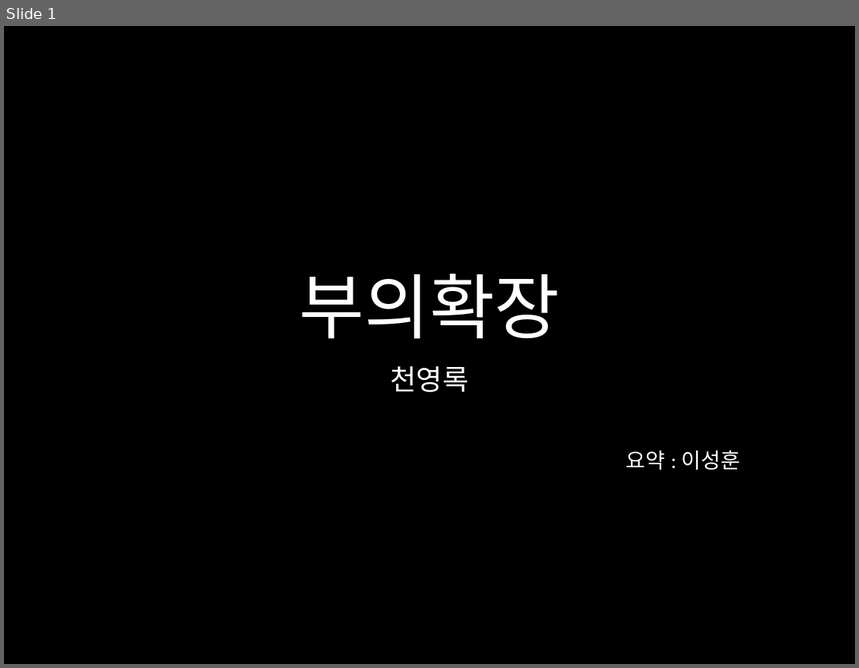
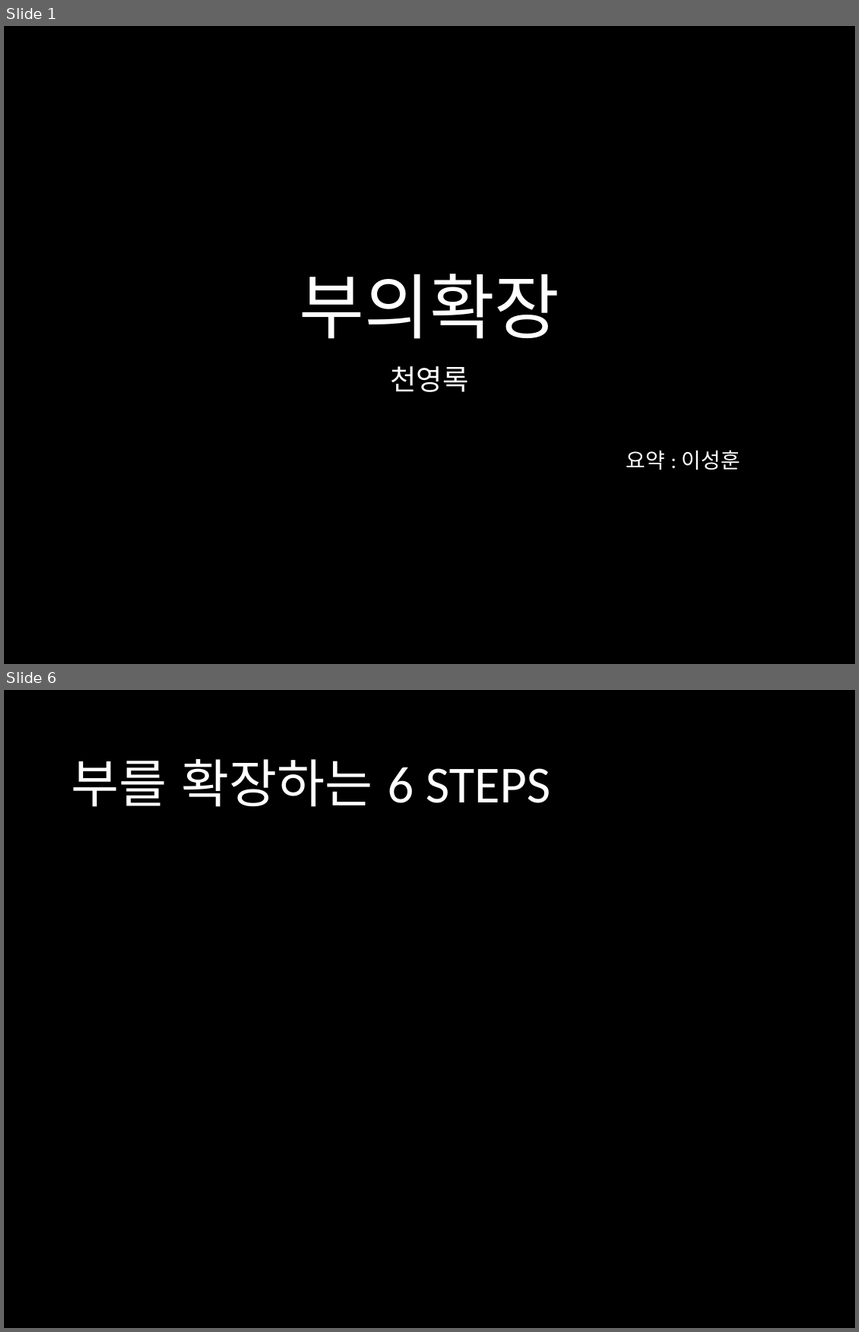
Before and after one commit to harrisleesh/Review, a slide deck: 부의확장.pptx. Shown one above the other, each under a label of ours: slide 1 before the commit, slides 1 and 6 after it; the slides between them are not shown. The pictures are 859x668 and 859x1332 pixels, drawn with LibreOffice and Linux fonts; fonts in the diff are those of the drawing. Boxes give left, top, right and bottom in pixels: in the first picture for what was removed or moved away, otherwise in the second. Text is boxed around its words. In the diff, an @@ line names an element or a change of style, - is before the commit and + after.

Commit message:
Second commit
부의 확장 Contents
무형자산과 유형자산

```diff
--- a/부의확장.pptx
+++ b/부의확장.pptx
@@ slide 6 added at (4,690,855,1328), background #000000 @@
@@ title added at (71,759,550,807), 44 pt, text #FFFFFF @@
+부를 확장하는 6 STEPS
```
Also in this commit, not shown: 5 other slides added.
